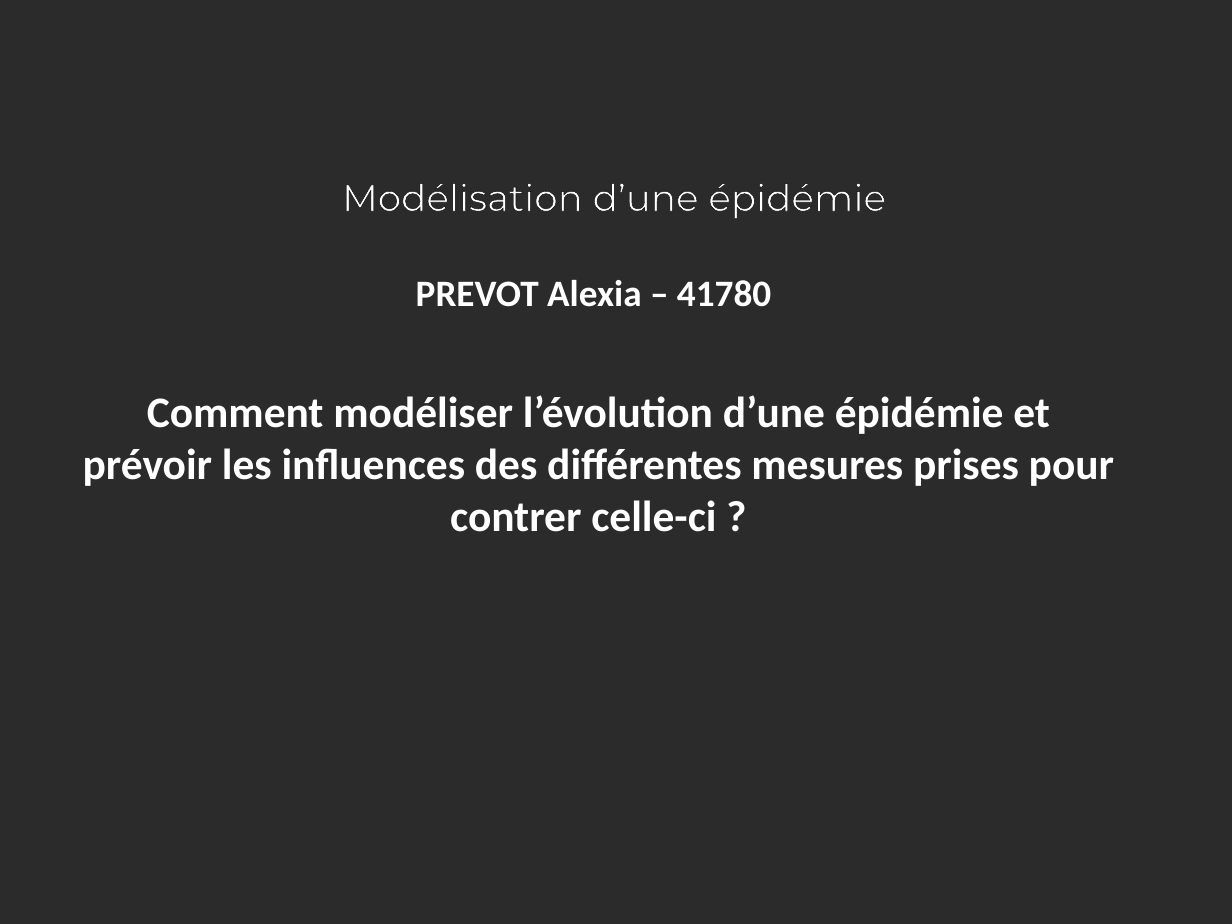
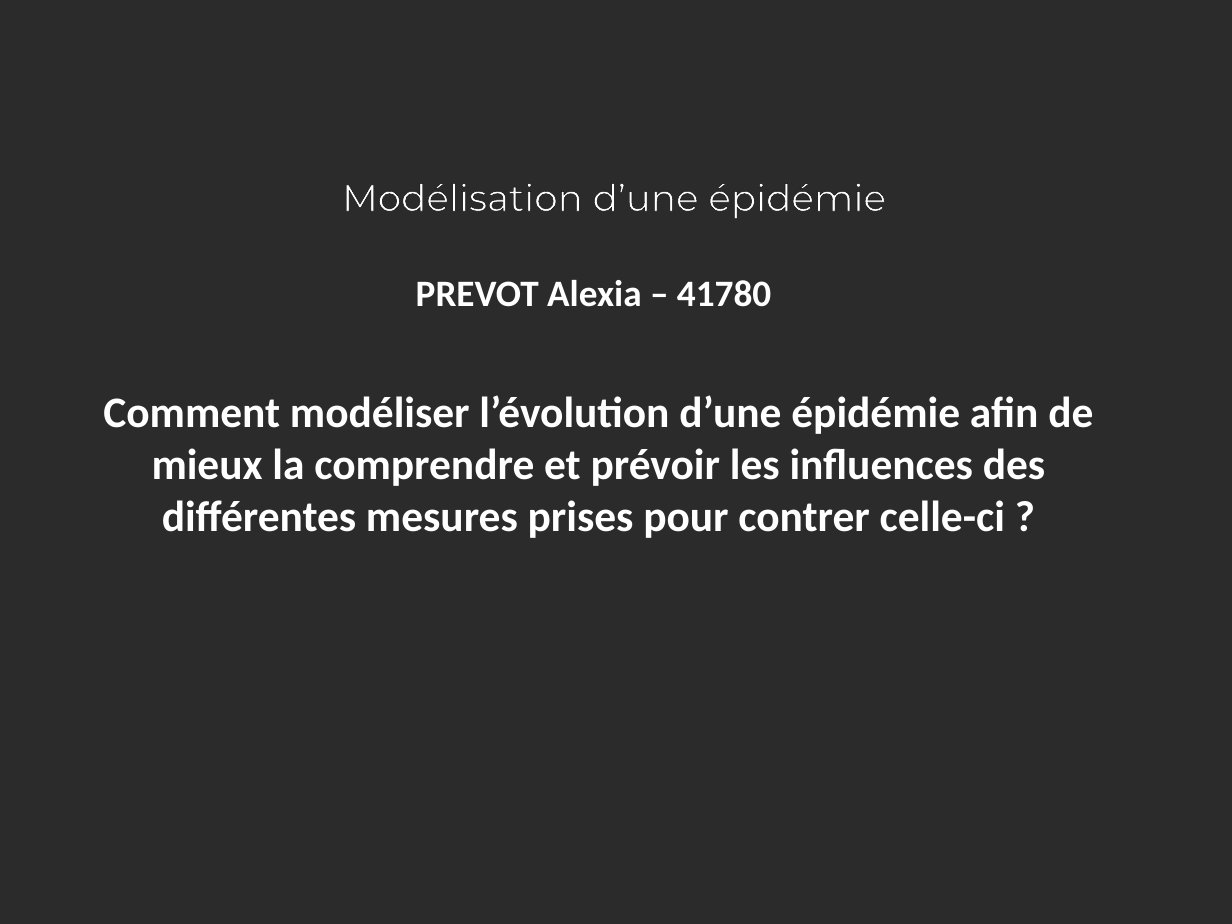
Before and after one commit to Alexia57/TIPE-2021-MP, a slide deck: slide 1 of Tipe_presentation.odp. Drawn at 1232x924 pixels with LibreOffice and Linux fonts; fonts in the diff are those of the drawing; background and template pictures are left out; a plain dark background stands for a picture behind light text. Boxes give left, top, right and bottom in pixels: in the first picture for what was removed or moved away, otherwise in the second. Text is boxed around its words. In the diff, an @@ line names an element or a change of style, - is before the commit and + after.

```diff
--- a/Tipe_presentation.odp
+++ b/Tipe_presentation.odp
@@ text at bbox=[103, 395, 1093, 538]: text changed @@
-Comment modéliser l’évolution d’une épidémie et prévoir les influences des différentes mesures prises pour contrer celle-ci ?
+Comment modéliser l’évolution d’une épidémie afin de mieux la comprendre et prévoir les influences des différentes mesures prises pour contrer celle-ci ?
```
Also in this commit, not shown: 8 other slides changed, 5 slides added, 6 slides removed, 13 other files.
